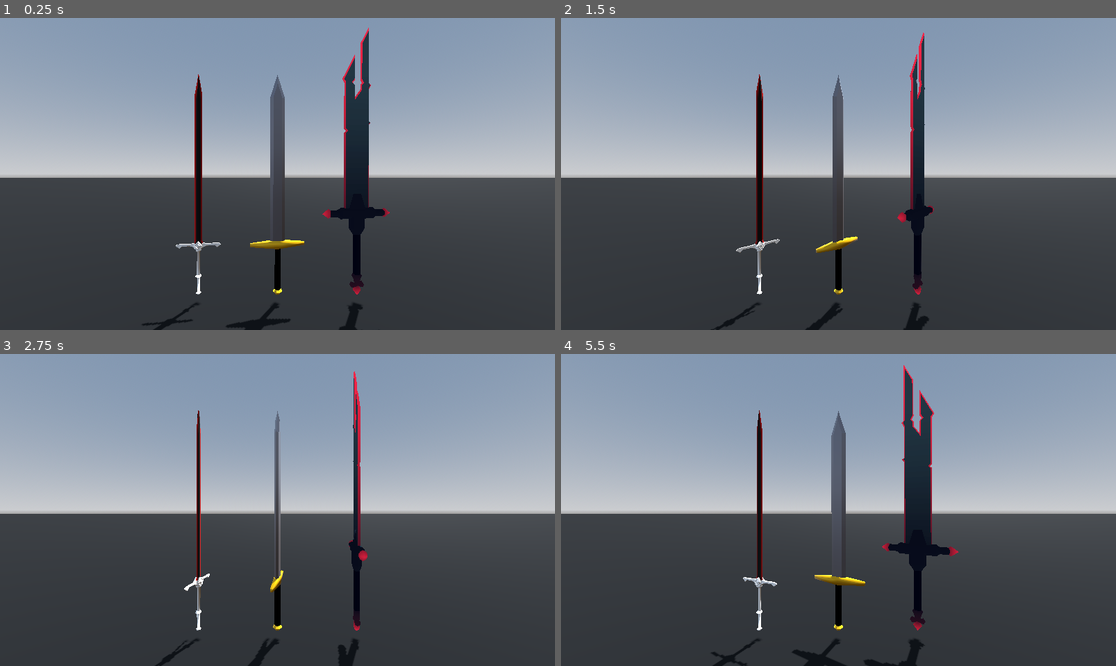
Above: before the commit, frames 1-4 (two rows, left to right).
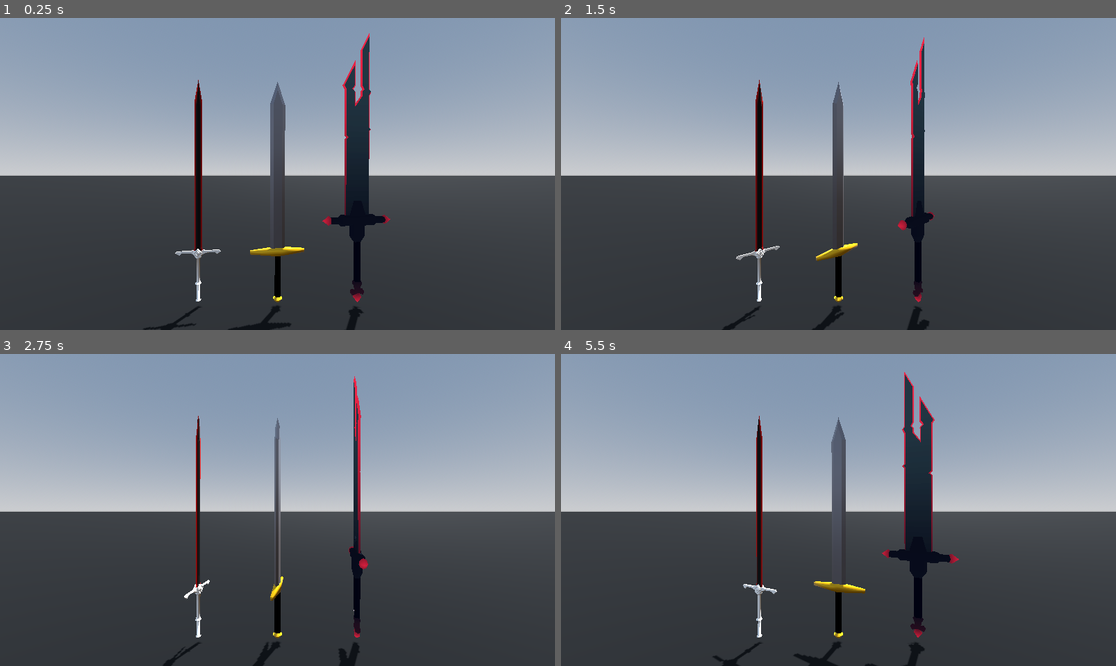
Above: after the commit, the same moments.

Repository: KameronHodge/KameronHodge.github.io
Game: Godot game, scene res://Scenes/display.tscn
Same seed, same stepped clock (60 frames per second), same inputs: the game is played once before the commit and once after it.
Inputs:
- Up to frame 1 (0.25 s): no input
- Up to frame 2 (1.5 s): no input
- Up to frame 3 (2.75 s): no input
- Up to frame 4 (5.5 s): no input

The runs differ from the first frame. In frame 1, 2.8% of the frame differs, in the area x 0-100%, y 3-100%; in frame 2, 2.3%; in frame 3, 1.8%; in frame 4, 2.9%.

Commit message:
not sure to be real

Diff:
--- a/project/webportfoliotest/Scenes/display.tscn
+++ b/project/webportfoliotest/Scenes/display.tscn
@@ -30,18 +30,18 @@
 environment = SubResource("Environment_tbhi7")
 
 [node name="sword" parent="." instance=ExtResource("1_odar2")]
-transform = Transform3D(0.999999, 0, 0, 0, -4.37114e-08, -0.999999, 0, 1, -4.37114e-08, 0, 0, 0)
+transform = Transform3D(0.490167, 0, 0, 0, -2.14259e-08, -0.490167, 0, 0.490167, -2.14259e-08, 0.00288275, -2.42239, 0)
 script = ExtResource("2_oe3w4")
 
 [node name="Camera3D" type="Camera3D" parent="."]
-transform = Transform3D(1, 0, 0, 0, 1, 0, 0, 0, 1, 0, 8.52995, 20.6021)
+transform = Transform3D(1, 0, 0, 0, 1, 0, 0, 0, 1, 0, 2.09605, 10.0638)
 
 [node name="newsword" parent="." instance=ExtResource("3_oe3w4")]
-transform = Transform3D(5, 0, 0, 0, -2.18557e-07, 5, 0, -5, -2.18557e-07, -8.00417, 6.85309, 0)
+transform = Transform3D(2.45084, 0, 0, 0, -1.07129e-07, 2.45084, 0, -2.45084, -1.07129e-07, -3.9205, 0.936775, 0)
 script = ExtResource("2_oe3w4")
 
 [node name="bettersword" parent="." instance=ExtResource("4_us5k4")]
-transform = Transform3D(7, 0, 0, 0, 7, 0, 0, 0, 7, 8.02112, 4.56265, 0)
+transform = Transform3D(3.43117, 0, 0, 0, 3.43117, 0, 0, 0, 3.43117, 3.93457, -0.185922, 0)
 script = ExtResource("2_oe3w4")
 
 [node name="CSGBox3D" type="CSGBox3D" parent="."]
